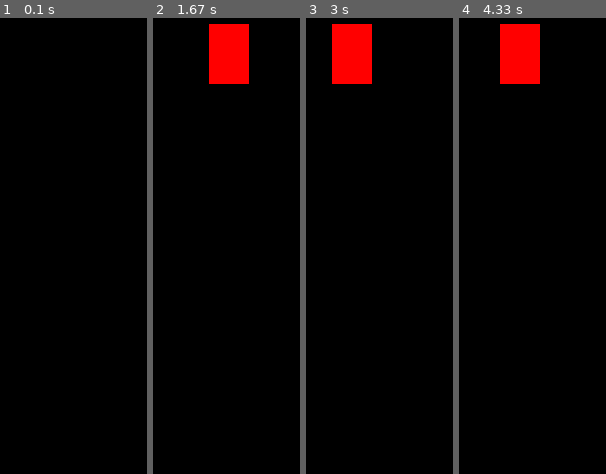
Above: before the commit, frames 1-4 (left to right).
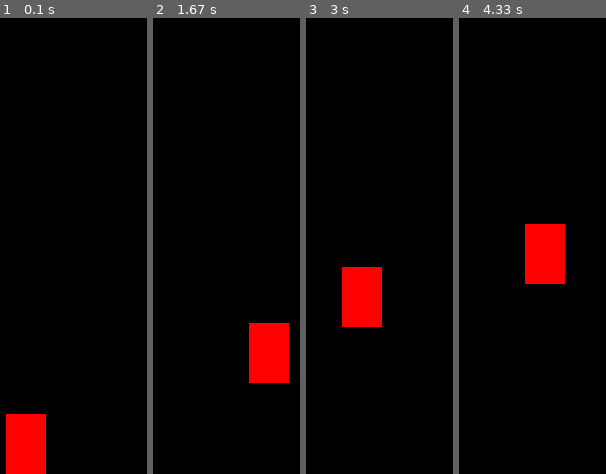
Above: after the commit, the same moments.

Repository: Y4SSIN/first-pygame
Game: pygame game, started from game.py
The game is run twice, just before and just after one commit, with the same random seed, the same clock (stepped at 60 frames per second) and the same inputs.
Inputs:
- Up to frame 1 (0.1 s): no input
- Up to frame 2 (1.67 s): tap Space at 0.33, 0.73, 1.03, 1.23, 1.53 s; hold Right 0.67-1.13 s; hold Right 1.17-1.63 s
- Up to frame 3 (3 s): hold Left 1.67-2.2 s; tap Space at 1.73, 2.03, 2.3, 2.73 s; hold Left 2.23-2.63 s; hold Right from 2.67 s (still down)
- Up to frame 4 (4.33 s): tap Space at 3.03, 3.4, 3.7, 3.9, 4.2 s; release Right at 3.3 s; hold Left 3.33-3.8 s; hold Right 3.83-4.3 s

The runs differ from the first frame. In frame 1, 3.6% of the frame differs, in the area x 4-32%, y 86-100%; in frame 2, 7.2%, in the area x 38-93%, y 1-81%; in frame 3, 7.2%; in frame 4, 7.2%.

Commit message:
Added jumping and boundaries

Diff:
--- a/game.py
+++ b/game.py
@@ -2,21 +2,26 @@
 pygame.init()
 
 # Creating the window of the game
-win = pygame.display.set_mode((750, 500))
+screenWidth = 750
+screenHeight = 500
+win = pygame.display.set_mode((screenWidth, screenHeight))
 
 # Giving the game a title
 pygame.display.set_caption("My First Python Game")
 
 # default values
 x = 50
-y = 50
-width = 40
-height = 60
+y = 440
+characterWidth = 40
+characterHeight = 60
 vel = 5
+
+isJump = False
+jumpCount = 10
 
 run = True
 while run:
-    pygame.time.delay(100)
+    pygame.time.delay(50)
 
     # check if certain events have happened
     for event in pygame.event.get():
@@ -25,19 +30,28 @@
 
     # check which key has been pressed and the coordinates with the velocity
     keys = pygame.key.get_pressed()
-    if keys[pygame.K_LEFT]:
+    if keys[pygame.K_LEFT] and x > vel:
         x -= vel
-    if keys[pygame.K_RIGHT]:
+    if keys[pygame.K_RIGHT] and x < screenWidth - characterWidth - vel:
         x += vel
-    if keys[pygame.K_UP]:
-        y -= vel
-    if keys[pygame.K_DOWN]:
-        y += vel
+    if not (isJump):
+        if keys[pygame.K_SPACE]:
+            isJump = True
+    else:
+        if jumpCount >= -10:
+            neg = 1
+            if jumpCount < 0:
+                neg = -1
+            y -= (jumpCount ** 2) * 0.5 * neg
+            jumpCount -= 1
+        else:
+            isJump = False
+            jumpCount = 10
 
     # fill the screen before drawing the new rectangle
     win.fill((0, 0, 0))
     # drawing the charater
-    pygame.draw.rect(win, (255, 0, 0), (x, y, width, height))
+    pygame.draw.rect(win, (255, 0, 0), (x, y, characterWidth, characterHeight))
     # refresh the display and show the character
     pygame.display.update()
 
